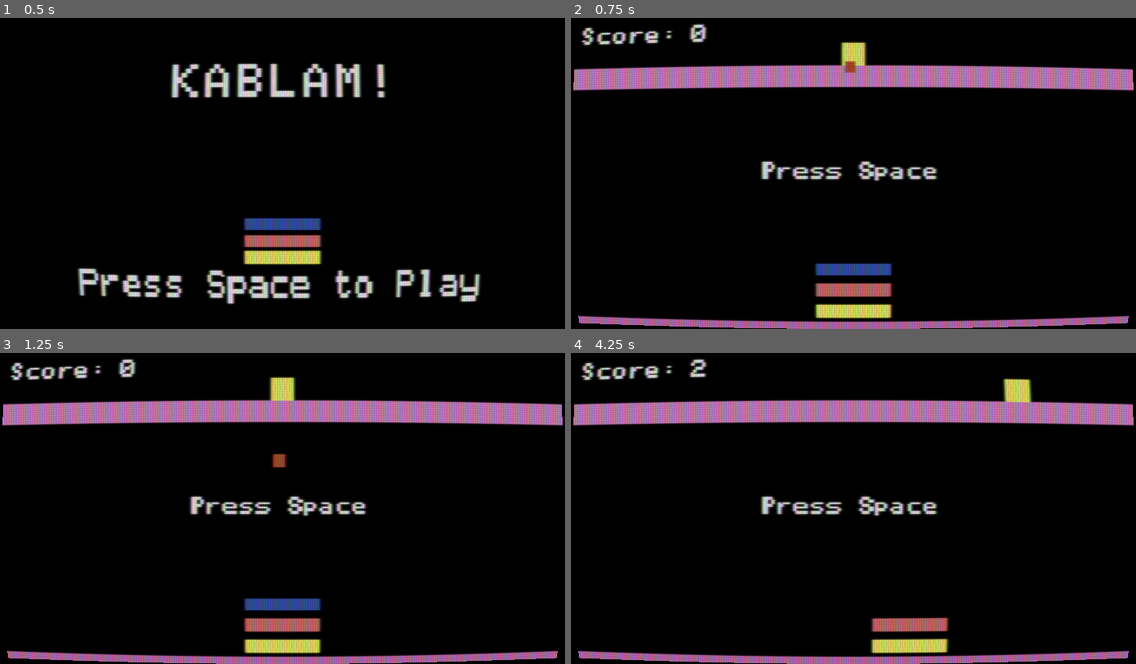
Above: before the commit, frames 1-4 (two rows, left to right).
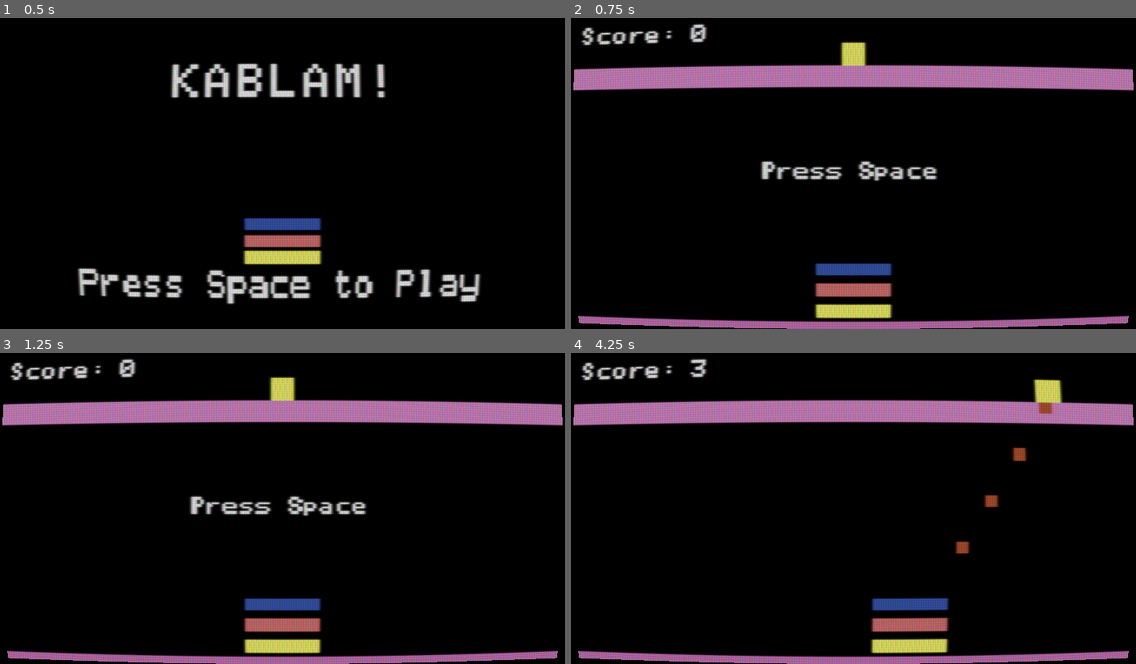
Above: after the commit, the same moments.

Repository: Softwave/Kablam
Game: Godot game, scene res://scenes/test_menu.tscn
Two runs of this game, one before a commit and one after it. Both use one fixed random seed, a clock stepped at 60 frames per second and the inputs below.
Inputs (mouse positions are in pixels of both pictures, inside the frame that each line leads up to):
- Up to frame 1 (0.5 s): no input
- Up to frame 2 (0.75 s): tap Space (key_unpause) at 0.5 s; move the mouse to (977, 154) at 0.52 s; tap Ctrl (test_fire) at 0.6 s
- Up to frame 3 (1.25 s): no input
- Up to frame 4 (4.25 s): tap Space (key_unpause) at 1.25 s; move the mouse to (740, 520) at 1.27 s; tap Ctrl (test_fire) every 0.75 s from 1.35 to 3.6 s; move the mouse to (910, 436) at 2.02 s; move the mouse to (825, 567) at 2.77 s; move the mouse to (1023, 552) at 3.52 s

Frame 1 is identical in both runs. In frame 2, less than 0.1% of the frame differs, in the area x 48-51%, y 13-18%; in frame 3, 0.1%; in frame 4, 3.0%, in the area x 20-88%, y 1-84%.

Commit message:
Hid mouse
Hid mouse and added covers and stuff

Diff:
--- a/BombScript.gd
+++ b/BombScript.gd
@@ -9,8 +9,3 @@
 
 func _physics_process(delta):
 	position += transform.y * bomb_speed * delta
-
-func _on_paddle_body_enter(body):
-	print("Collision")
-	if (body.get_name() == "Paddle3"):
-		print("We hit")
--- a/MadBomber.gd
+++ b/MadBomber.gd
@@ -70,15 +70,12 @@
 		var tmp_player_score = Globals.global_player_score
 		if (tmp_player_score < 5):
 			move_speed = 0.5
-			print("level 1")
 		elif (tmp_player_score >= 5 and tmp_player_score < 10):
 			move_speed = 0.75
 			bomb_speed = 55
-			print("level 2")
 		elif(tmp_player_score >= 10 and tmp_player_score < 20):
 			move_speed = 1
 			bomb_speed = 60
-			print("level 3")
 		elif (tmp_player_score >= 20 and tmp_player_score < 30):
 			move_speed = 1.5
 			bomb_speed = 75
@@ -97,22 +94,17 @@
 		else:
 			move_speed = 5
 			bomb_speed = 150
-			print("level last")
+
 
 		# Also
 		var bombs = get_tree().get_nodes_in_group("bombs")
 		for bomb in bombs:
 			bomb.bomb_speed = bomb_speed
 
-	#var enemies = get_tree().get_nodes_in_group("bombs")
-	#for enemy in enemies:
-	#	enemy.queue_free()
 
 
-
-
-	if Input.is_action_just_pressed("test_fire"):
-		drop_bomb()
+	#if Input.is_action_just_pressed("test_fire"):
+	#	drop_bomb()
 
 
 
--- a/project.godot
+++ b/project.godot
@@ -18,6 +18,8 @@
 config/name="Kablam"
 config/description="Catch the bombs! Don't let them hit the ground! "
 run/main_scene="res://scenes/test_menu.tscn"
+boot_splash/image="res://coveridea2.png"
+boot_splash/bg_color=Color( 0, 0, 0, 1 )
 config/icon="res://icon512.png"
 config/windows_native_icon="res://iconKablam.ico"
 
--- a/scenes/MenuScript.gd
+++ b/scenes/MenuScript.gd
@@ -8,7 +8,7 @@
 
 # Called when the node enters the scene tree for the first time.
 func _ready():
-	pass # Replace with function body.
+	Input.set_mouse_mode(Input.MOUSE_MODE_HIDDEN)
 
 func _process(delta):
 	if Input.is_action_pressed("key_unpause"):
Binary file added: coveridea2.png
Not shown, added: coveridea2.png.import
